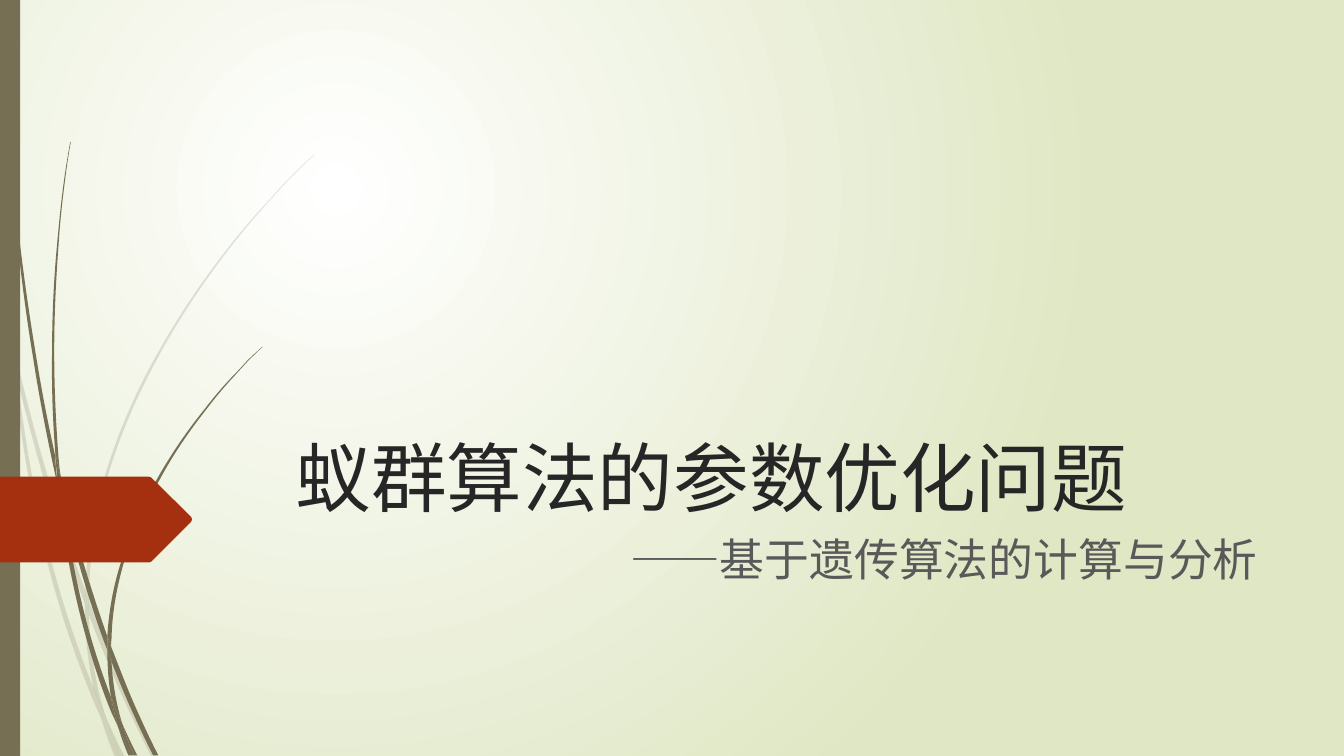
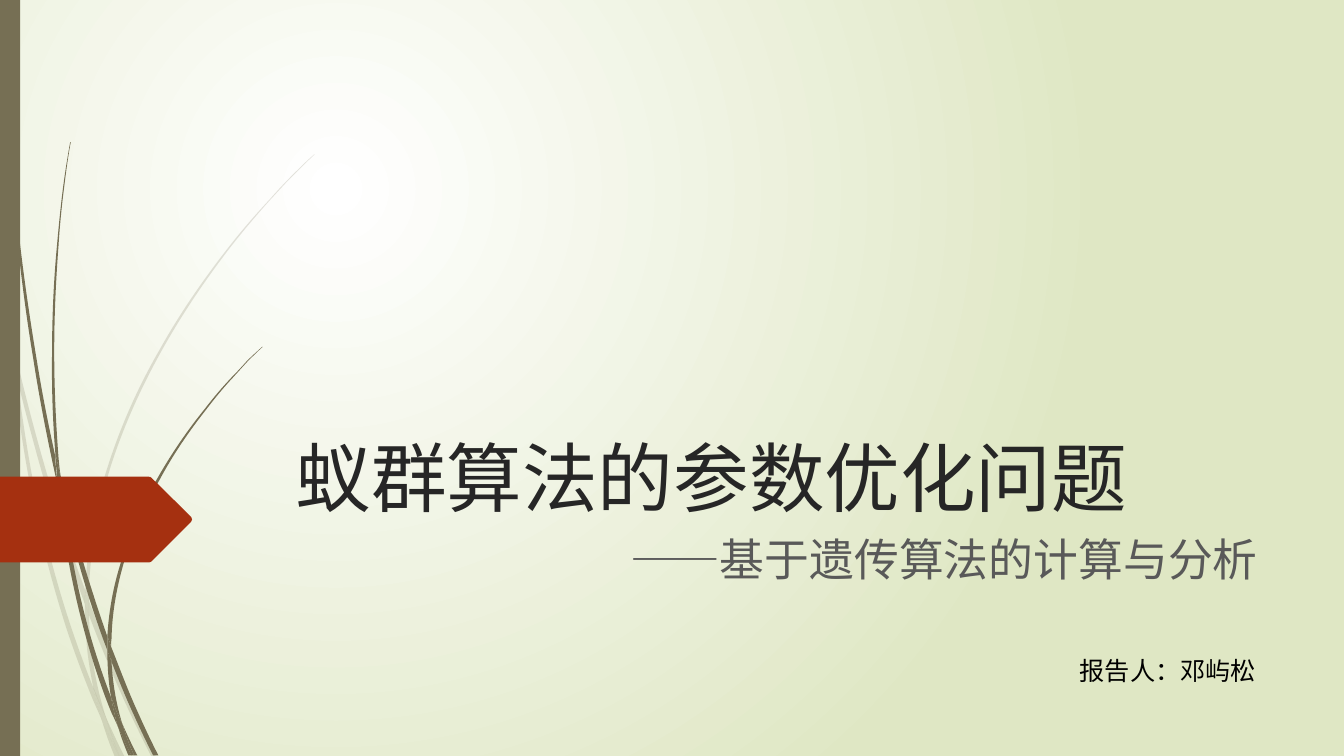
Before and after one commit to sigh0829/ga_aco, a slide deck: slide 1 of src/main/resources/draft/答辩演示文稿.pptx. Drawn at 1344x756 pixels with LibreOffice and Linux fonts; fonts in the diff are those of the drawing. Boxes give left, top, right and bottom in pixels: in the first picture for what was removed or moved away, otherwise in the second. Text is boxed around its words. In the diff, an @@ line names an element or a change of style, - is before the commit and + after.

```diff
--- a/src/main/resources/draft/答辩演示文稿.pptx
+++ b/src/main/resources/draft/答辩演示文稿.pptx
@@ text added at (1080,659,1256,683), 18 pt, text #000000 @@
+报告人：邓屿松
```
Also in this commit, not shown: 2 other slides changed, 7 slides added.
